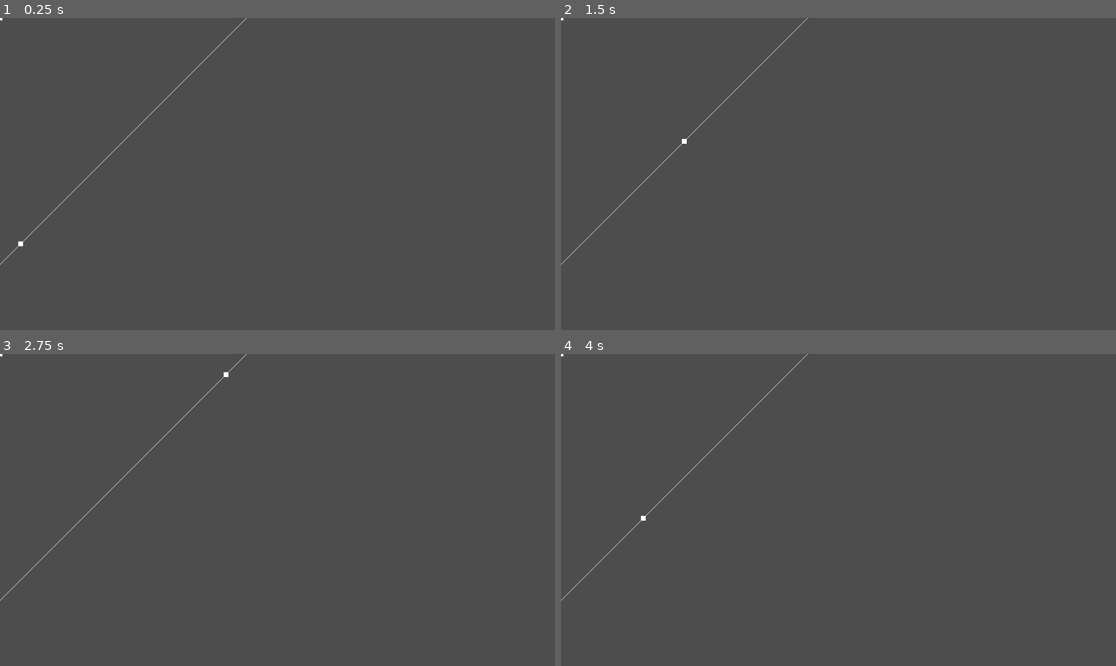
Above: before the commit, frames 1-4 (two rows, left to right).
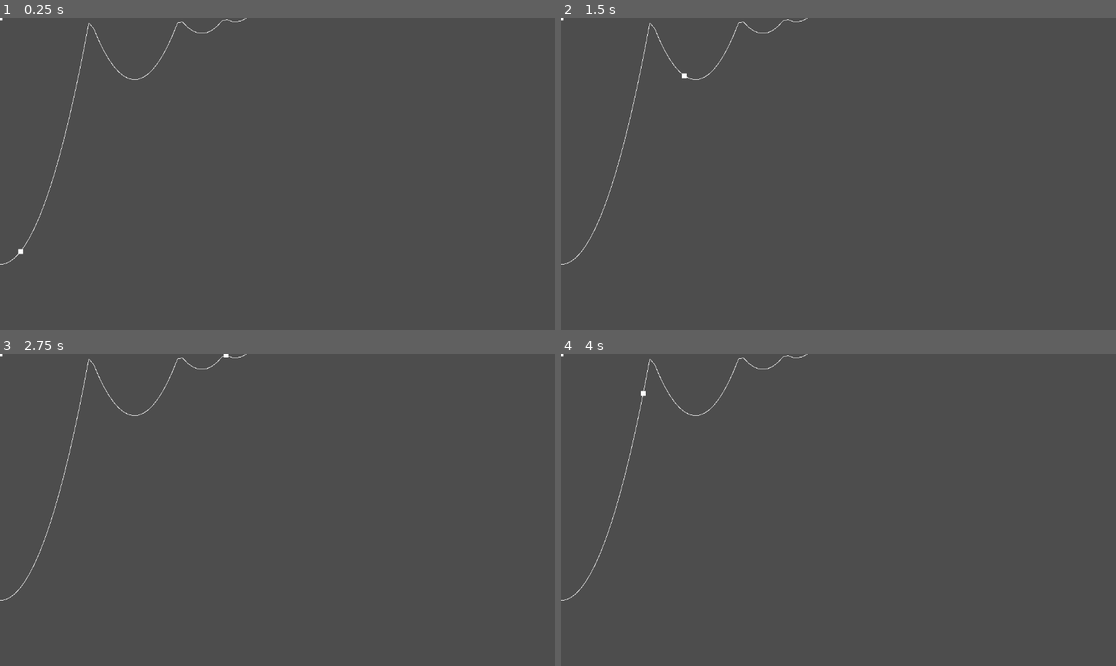
Above: after the commit, the same moments.

Repository: terrehbyte/GDEase
Game: Godot game, scene res://Main.tscn
The game is run twice, just before and just after one commit, with the same random seed, the same clock (stepped at 60 frames per second) and the same inputs. This scene is started directly instead of the project's main scene.
Inputs:
- Up to frame 1 (0.25 s): no input
- Up to frame 2 (1.5 s): tap Enter at 0.5 s; tap Space at 1.25 s
- Up to frame 3 (2.75 s): tap Enter at 2 s
- Up to frame 4 (4 s): tap Space at 2.75 s; tap Enter at 3.5 s

The runs differ from the first frame. In frame 1, 0.4% of the frame differs, in the area x 0-45%, y 0-80%; in frame 2, 0.4%; in frame 3, 0.4%; in frame 4, 0.4%.

Commit message:
Fix bounce and expose function via map

Diff:
--- a/Ease.gd
+++ b/Ease.gd
@@ -8,76 +8,76 @@
 const c4 := (2 * PI) / 3;
 const c5 := (2 * PI) / 4.5;
 
-static func bounceOut(x):
+static func bounce_out(x):
 	var n1 = 7.5625
 	var d1 = 2.75
 	if x < 1 / d1:
 		return n1 * x * x
-	elif x < 2 / d1:
+	elif x < 2.0 / d1:
 		x -= 1.5 / d1
-		return n1 * x + 0.75
+		return n1 * x * x + 0.75
 	elif x < 2.5 / d1:
 		x -= 2.25 / d1
-		return n1 * x + 0.9375
+		return n1 * x * x + 0.9375
 	else:
 		x -= 2.625 / d1
-		return n1 * x + 0.984375
+		return n1 * x * x + 0.984375
 
 static func linear(x):
 	return x
 
-static func easeInQuad(x):
+static func in_quad(x):
 	return x * x
 
-static func easeOutQuad(x):
+static func out_quad(x):
 	return 1 - (1 - x) * (1 - x)
 
-static func easeInOutQuad(x):
+static func in_out_quad(x):
 	return 2 * x * x if x < 0.5 else 1 - pow(-2 * x + 2, 2) / 2
 
-static func easeInCubic(x):
+static func in_cubic(x):
 	return x * x * x
 
-static func easeOutCubic(x):
+static func out_cubic(x):
 	return 1 - pow(1 - x, 3)
 
-static func easeInOutCubic(x):
+static func in_out_cubic(x):
 	return 4 * x * x * x if x < 0.5 else 1 - pow(-2 * x + 2, 3) / 2
 
-static func easeInQuart(x):
+static func in_quart(x):
 	return x * x * x * x
 
-static func easeOutQuart(x):
+static func out_quart(x):
 	return 1 - pow(1 - x, 4)
 
-static func easeInOutQuart(x):
+static func in_out_quart(x):
 	return 8 * x * x * x * x if x < 0.5 else 1 - pow(-2 * x + 2, 4) / 2
 
-static func easeInQuint(x):
+static func in_quint(x):
 	return x * x * x * x * x
 
-static func easeOutQuint(x):
+static func out_quint(x):
 	return 1 - pow(1 - x, 5)
 
-static func easeInOutQuint(x):
+static func in_out_quint(x):
 	return 16 * x * x * x * x * x if x < 0.5 else  1 - pow(-2 * x + 2, 5) / 2
 
-static func easeInSine(x):
+static func in_sine(x):
 	return 1 - cos((x * PI) / 2)
 
-static func easeOutSine(x):
+static func out_sine(x):
 	return sin((x * PI) / 2)
 
-static func easeInOutSine(x):
+static func in_out_sine(x):
 	return -(cos(PI * x) - 1) / 2
 
-static func easeInExpo(x):
+static func in_expo(x):
 	return 0.0 if x == 0.0 else pow(2, 10 * x - 10)
 
-static func easeOutExpo(x):
+static func out_expo(x):
 	return 1.0 if x == 1.0 else 1 - pow(2, -10 * x)
 
-static func easeInOutExpo(x):
+static func in_out_expo(x):
 	if x == 0:
 		return 0
 	elif x == 1:
@@ -87,31 +87,31 @@
 	else:
 		return (2 - pow(2, -20 * x + 10)) / 2
 
-static func easeInCirc(x):
+static func in_circ(x):
 	return 1 - sqrt(1 - pow(x, 2))
 
-static func easeOutCirc(x):
+static func out_circ(x):
 	return sqrt(1 - pow(x - 1, 2))
 
-static func easeInOutCirc(x):
+static func in_out_circ(x):
 	if x < 0.5:
 		return (1 - sqrt(1 - pow(2 * x, 2))) / 2
 	else:
 		return (sqrt(1 - pow(-2 * x + 2, 2)) + 1) / 2
 
-static func easeInBack(x):
+static func in_back(x):
 	return c3 * x * x * x - c1 * x * x
 
-static func easeOutBack(x):
+static func out_back(x):
 	return 1 + c3 * pow(x - 1, 3) + c1 * pow(x - 1, 2)
 
-static func easeInOutBack(x):
+static func in_out_back(x):
 	if x < 0.5:
 		return (pow(2 * x, 2) * ((c2 + 1) * 2 * x - c2)) / 2
 	else:
 		return (pow(2 * x - 2, 2) * ((c2 + 1) * (x * 2 - 2) + c2) + 2) / 2
 
-static func easeInElastic(x):
+static func in_elastic(x):
 	if x == 0:
 		return 0
 	elif x == 1:
@@ -119,7 +119,7 @@
 	else:
 		return -pow(2, 10 * x - 10) * sin((x * 10 - 10.75) * c4)
 
-static func easeOutElastic(x):
+static func out_elastic(x):
 	if x == 0:
 		return 0
 	elif x == 1:
@@ -127,7 +127,7 @@
 	else:
 		return pow(2, -10 * x) * sin((x * 10 - 0.75) * c4) + 1
 
-static func easeInOutElastic(x):
+static func in_out_elastic(x):
 	if x == 0:
 		return 0
 	elif x == 1:
@@ -137,14 +137,14 @@
 	else:
 		return (pow(2, -20 * x + 10) * sin((20 * x - 11.125) * c5)) / 2 + 1
 
-static func easeInBounce(x):
-	return 1 - bounceOut(1 - x)
+static func in_bounce(x):
+	return 1 - bounce_out(1 - x)
 
-static func easeOutBounce(x):
-	return bounceOut(x)
+static func out_bounce(x):
+	return bounce_out(x)
 
-static func easeInOutBounce(x):
+static func in_out_bounce(x):
 	if x < 0.5:
-		return (1 - bounceOut(1 - 2 * x)) / 2
+		return (1 - out_bounce(1 - 2 * x)) / 2
 	else:
-		return (1 + bounceOut(2 * x - 1)) / 2
+		return (1 + out_bounce(2 * x - 1)) / 2
--- a/EasingDemo.gd
+++ b/EasingDemo.gd
@@ -11,48 +11,94 @@
 
 enum EaseFunc {
 	BOUNCE_OUT,
+
 	LINEAR,
-	EASE_IN_QUAD,
-	EASE_OUT_QUAD,
-	EASE_IN_OUT_QUAD,
-	EASE_IN_CUBIC,
-	EASE_OUT_CUBIC,
-	EASE_IN_OUT_CUBIC,
-	EASE_IN_QUART,
-	EASE_OUT_QUART,
-	EASE_IN_OUT_QUART,
-	EASE_IN_QUINT,
-	EASE_OUT_QUINT,
-	EASE_IN_OUT_QUINT,
-	EASE_IN_SINE,
-	EASE_OUT_SINE,
-	EASE_IN_OUT_SINE,
-	EASE_IN_EXPO,
-	EASE_OUT_EXPO,
-	EASE_IN_OUT_EXPO,
-	EASE_IN_CIRC,
-	EASE_OUT_CIRC,
-	EASE_IN_OUT_CIRC,
-	EASE_IN_BACK,
-	EASE_OUT_BACK,
-	EASE_IN_OUT_BACK,
-	EASE_IN_ELASTIC,
-	EASE_OUT_ELASTIC,
-	EASE_IN_OUT_ELASTIC,
-	EASE_IN_BOUNCE,
-	EASE_OUT_BOUNCE,
-	EASE_IN_OUT_BOUNCE,
+
+	IN_QUAD,
+	OUT_QUAD,
+	IN_OUT_QUAD,
+
+	IN_CUBIC,
+	OUT_CUBIC,
+	IN_OUT_CUBIC,
+
+	IN_QUART,
+	OUT_QUART,
+	IN_OUT_QUART,
+
+	IN_QUINT,
+	OUT_QUINT,
+	IN_OUT_QUINT,
+
+	IN_SINE,
+	OUT_SINE,
+	IN_OUT_SINE,
+
+	IN_EXPO,
+	OUT_EXPO,
+	IN_OUT_EXPO,
+
+	IN_CIRC,
+	OUT_CIRC,
+	IN_OUT_CIRC,
+
+	IN_BACK,
+	OUT_BACK,
+	IN_OUT_BACK,
+
+	IN_ELASTIC,
+	OUT_ELASTIC,
+	IN_OUT_ELASTIC,
+
+	IN_BOUNCE,
+	OUT_BOUNCE,
+	IN_OUT_BOUNCE,
 }
 
 var ease_map = {
-	#EaseFunc.BOUNCE_OUT: Ease.bounce_out
+	EaseFunc.BOUNCE_OUT: Ease.bounce_out,
+	EaseFunc.LINEAR: Ease.linear,
+	EaseFunc.IN_QUAD: Ease.in_quad,
+	EaseFunc.OUT_QUAD: Ease.out_quad,
+	EaseFunc.IN_OUT_QUAD: Ease.in_out_quad,
+	EaseFunc.IN_CUBIC: Ease.in_cubic,
+	EaseFunc.OUT_CUBIC: Ease.out_cubic,
+	EaseFunc.IN_OUT_CUBIC: Ease.in_out_cubic,
+	EaseFunc.IN_QUART: Ease.in_quart,
+	EaseFunc.OUT_QUART: Ease.out_quart,
+	EaseFunc.IN_OUT_QUART: Ease.in_out_quart,
+	EaseFunc.IN_QUINT: Ease.in_quint,
+	EaseFunc.OUT_QUINT: Ease.out_quint,
+	EaseFunc.IN_OUT_QUINT: Ease.in_out_quint,
+	EaseFunc.IN_SINE: Ease.in_sine,
+	EaseFunc.OUT_SINE: Ease.out_sine,
+	EaseFunc.IN_OUT_SINE: Ease.in_out_sine,
+	EaseFunc.IN_EXPO: Ease.in_expo,
+	EaseFunc.OUT_EXPO: Ease.out_expo,
+	EaseFunc.IN_OUT_EXPO: Ease.in_out_expo,
+	EaseFunc.IN_CIRC: Ease.in_circ,
+	EaseFunc.OUT_CIRC: Ease.out_circ,
+	EaseFunc.IN_OUT_CIRC: Ease.in_out_circ,
+	EaseFunc.IN_BACK: Ease.in_back,
+	EaseFunc.OUT_BACK: Ease.out_back,
+	EaseFunc.IN_OUT_BACK: Ease.in_out_back,
+	EaseFunc.IN_ELASTIC: Ease.in_elastic,
+	EaseFunc.OUT_ELASTIC: Ease.out_elastic,
+	EaseFunc.IN_OUT_ELASTIC: Ease.in_out_elastic,
+	EaseFunc.IN_BOUNCE: Ease.in_bounce,
+	EaseFunc.OUT_BOUNCE: Ease.out_bounce,
+	EaseFunc.IN_OUT_BOUNCE: Ease.in_out_bounce
 }
+var cur_ease_func : Callable
+@export var ease_func : EaseFunc = EaseFunc.LINEAR
 
 func set_knob_position(pos : Vector2):
 	knob.set_anchor(SIDE_LEFT, pos.x, true)
 	knob.set_anchor(SIDE_TOP, pos.y, true)
 
 func _ready():
+	cur_ease_func = ease_map[ease_func]
+
 	line.clear_positions()
 
 	var slice = 1.0 / segments
@@ -62,7 +108,7 @@
 
 	for i in range(segments+1):
 		var x = i * slice
-		var y = Ease.linear(x)
+		var	y = cur_ease_func.call(x)
 		y = remap(y, 0.0, 1.0, 1.0, 0.0)
 
 		var new_pos = LinePosition.new()
@@ -78,5 +124,6 @@
 	time_elapsed += _delta
 	var anim_time = wrapf(time_elapsed, 0.0, duration)
 	var ease_time = inverse_lerp(0.0, duration, anim_time)
-	var ease_y = remap(ease_time, 0.0, 1.0, 1.0, 0.0)
+	var ease_y = cur_ease_func.call(ease_time)
+	ease_y = remap(ease_y, 0.0, 1.0, 1.0, 0.0)
 	set_knob_position(Vector2(ease_time, ease_y))
--- a/EasingDemo.tscn
+++ b/EasingDemo.tscn
@@ -26,6 +26,8 @@
 script = ExtResource("1_lieqa")
 line = NodePath("Line")
 knob = NodePath("Knob")
+segments = 50
+ease_func = 0
 
 [node name="Line" type="Control" parent="."]
 layout_mode = 1
